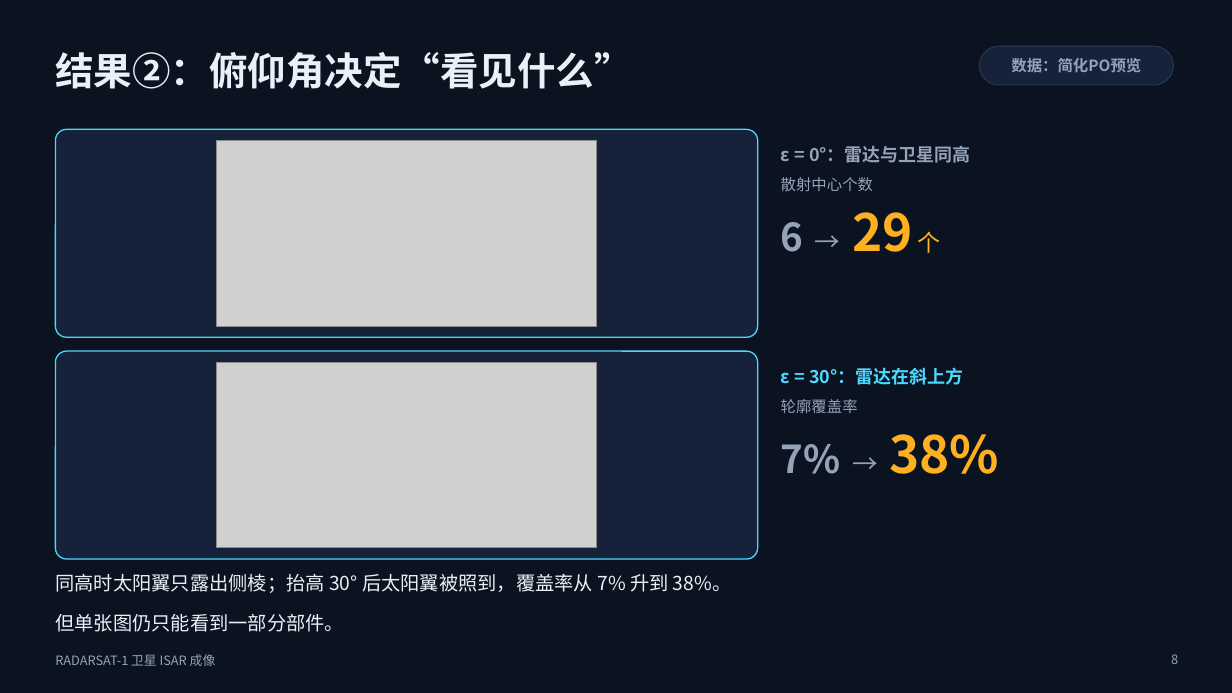
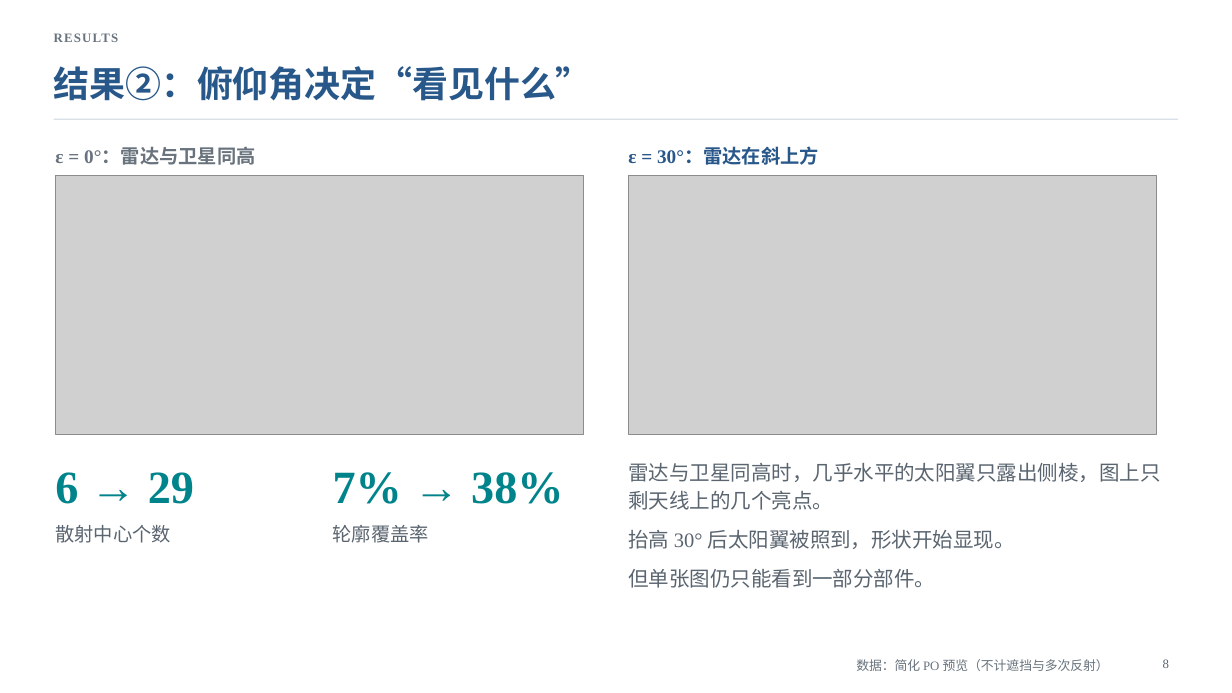
Before and after one commit to anotherdimension1013-del/2026whph, a slide deck: slide 8 of isar/ppt/ISAR_RADARSAT1_汇报.pptx. Drawn at 1232x693 pixels with LibreOffice and Linux fonts; fonts in the diff are those of the drawing; grey boxes stand for pictures; background and template pictures are left out. Boxes give left, top, right and bottom in pixels: in the first picture for what was removed or moved away, otherwise in the second. Text is boxed around its words. In the diff, an @@ line names an element or a change of style, - is before the commit and + after.

```diff
--- a/isar/ppt/ISAR_RADARSAT1_汇报.pptx
+++ b/isar/ppt/ISAR_RADARSAT1_汇报.pptx
@@ background #0B1220 to #FFFFFF @@
@@ title "结果②：俯仰角决定“看见什么”": place and size @@
-title "结果②：俯仰角决定“看见什么”" at box(55, 52, 632, 89)
+title "结果②：俯仰角决定“看见什么”" at box(54, 66, 592, 101)
@@ title "结果②：俯仰角决定“看见什么”" at box(54, 66, 592, 101): size 30 to 28 pt, font Noto Sans CJK SC to Times New Roman, text colour #EAF0F7 to #28578A @@
@@ text added at box(54, 33, 119, 42), 10 pt, text #68737D, bold @@
+RESULTS
@@ rounded rectangle removed at box(980, 46, 1174, 85) @@
-数据：简化PO预览
@@ line added from (54, 119) to (1178, 119), #D9E0E8 1 pt @@
@@ text "ε = 0°：雷达与卫星同高": place and size @@
-text "ε = 0°：雷达与卫星同高" at box(781, 146, 971, 163)
+text "ε = 0°：雷达与卫星同高" at box(55, 148, 255, 165)
@@ text "ε = 0°：雷达与卫星同高" at box(55, 148, 255, 165): size 14 to 15 pt, font Noto Sans CJK SC to Times New Roman, text colour #93A3B8 to #68737D; vertical alignment middle to bottom @@
@@ rounded rectangle removed at box(55, 129, 758, 337) @@
@@ picture removed at box(217, 140, 596, 326) @@
@@ text "ε = 30°：雷达在斜上方": place and size @@
-text "ε = 30°：雷达在斜上方" at box(781, 367, 964, 385)
+text "ε = 30°：雷达在斜上方" at box(628, 148, 819, 165)
@@ text "ε = 30°：雷达在斜上方" at box(628, 148, 819, 165): size 14 to 15 pt, font Noto Sans CJK SC to Times New Roman, text colour #4DD9FF to #28578A; vertical alignment middle to bottom @@
@@ picture added at box(55, 176, 584, 434) @@
@@ picture added at box(628, 176, 1157, 434) @@
@@ rounded rectangle removed at box(55, 351, 758, 559) @@
@@ picture removed at box(217, 362, 596, 548) @@
@@ text "6 → 29" at box(55, 472, 194, 504): vertical alignment middle to bottom @@
@@ text "7% → 38%": place and size @@
-text "7% → 38%" at box(781, 434, 999, 474)
+text "7% → 38%" at box(333, 472, 563, 504)
@@ text "7% → 38%" at box(333, 472, 563, 504): size 30 to 36 pt in "7%"; size 20 to 36 pt, bold on in "→"; size 40 to 36 pt, text colour #FFB020 to #00848B in "38%"; font Noto Sans CJK SC to Times New Roman; text colour #93A3B8 to #00848B in "7% →"; vertical alignment middle to bottom @@
@@ text at box(55, 472, 194, 504): text changed; size 40 to 36 pt; font Noto Sans CJK SC to Times New Roman; text colour #FFB020 to #00848B @@
-6 → 29 个
+6 → 29
@@ text at box(628, 463, 1161, 549): text changed; size 15 to 16 pt; font Noto Sans CJK SC to Times New Roman; text colour #EAF0F7 to #5A6570 @@
-同高时太阳翼只露出侧棱；抬高 30° 后太阳翼被照到，覆盖率从 7% 升到 38%。
+雷达与卫星同高时，几乎水平的太阳翼只露出侧棱，图上只剩天线上的几个亮点。
+抬高 30° 后太阳翼被照到，形状开始显现。
@@ text "雷达与卫星同高时，几乎水平的太阳翼只露出侧棱，图上只剩天线上的几个亮点。": place and size @@
-text "雷达与卫星同高时，几乎水平的太阳翼只露出侧棱，图上只剩天线上的几个亮点。" at box(55, 574, 731, 632)
+text "雷达与卫星同高时，几乎水平的太阳翼只露出侧棱，图上只剩天线上的几个亮点。" at box(628, 463, 1161, 588)
@@ text "散射中心个数": place and size @@
-text "散射中心个数" at box(781, 177, 873, 191)
+text "散射中心个数" at box(55, 525, 170, 543)
@@ text "散射中心个数" at box(55, 525, 170, 543): size 12 to 15 pt, font Noto Sans CJK SC to Times New Roman, text colour #93A3B8 to #5A6570 @@
@@ text "轮廓覆盖率" at box(333, 525, 429, 543): size 12 to 15 pt, font Noto Sans CJK SC to Times New Roman, text colour #93A3B8 to #5A6570 @@
@@ text "轮廓覆盖率": place and size @@
-text "轮廓覆盖率" at box(781, 399, 858, 413)
+text "轮廓覆盖率" at box(333, 525, 429, 543)
@@ text at box(628, 569, 935, 588): size 15 to 16 pt, font Noto Sans CJK SC to Times New Roman, text colour #EAF0F7 to #5A6570 in "但单张图仍只能看到一部分部件。"; line spacing 1.15 to 1.12; less space between paragraphs @@
@@ text removed at box(55, 654, 216, 666) @@
-RADARSAT-1 卫星 ISAR 成像
@@ text added at box(856, 659, 1109, 671), 10 pt, text #68737D @@
+数据：简化 PO 预览（不计遮挡与多次反射）
@@ page number: place and size @@
-page number at box(1171, 654, 1178, 664)
+page number at box(1163, 659, 1169, 668)
@@ page number at box(1163, 659, 1169, 668): font Noto Sans CJK SC to Times New Roman, text colour #93A3B8 to #5A6570 @@
```
Also in this commit, not shown: 12 other slides changed, 19 other files.
